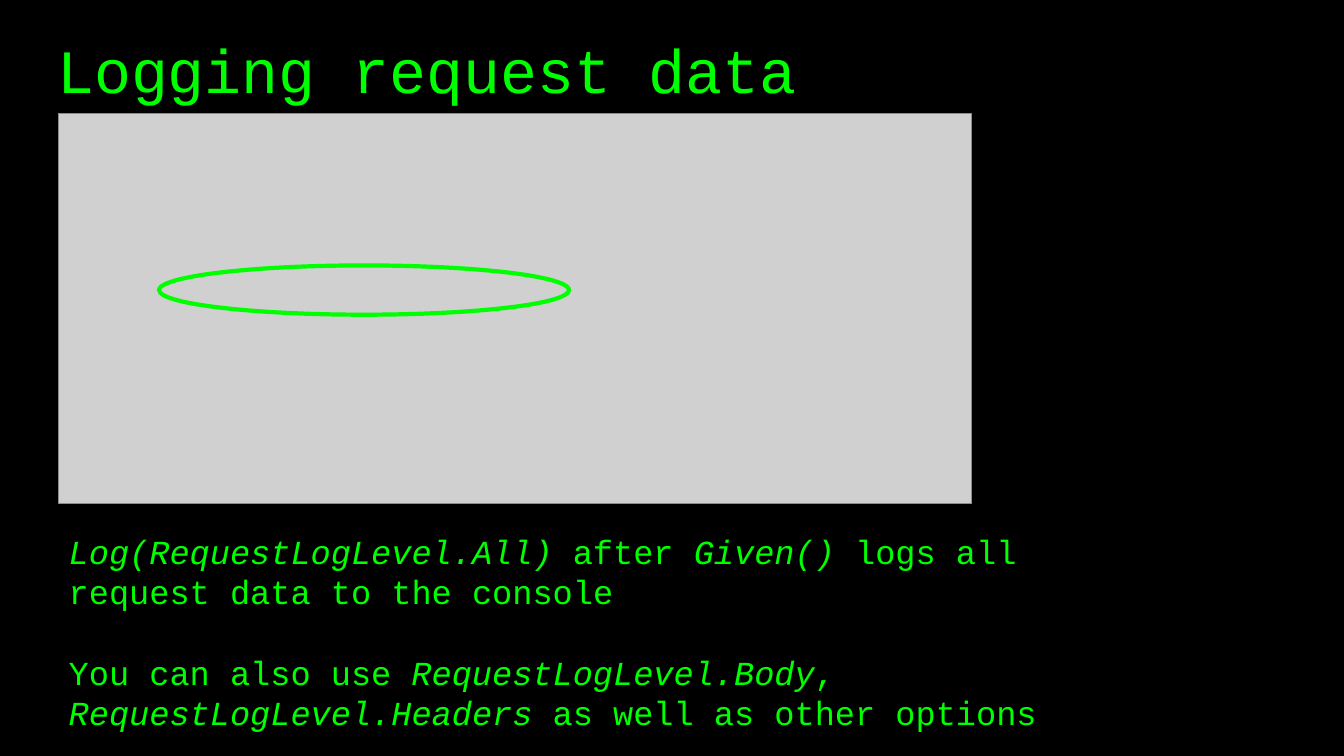
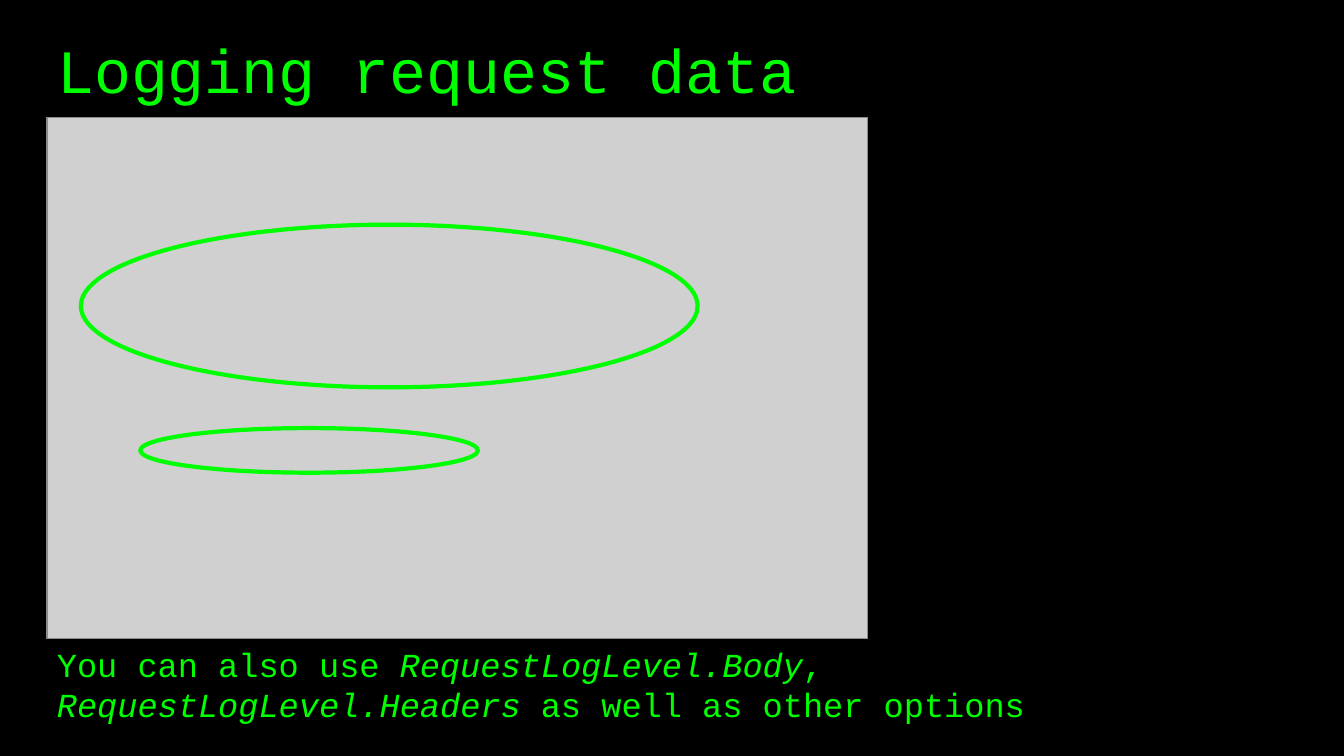
Before and after one commit to basdijkstra/rest-assured-net-workshop, a slide deck: slide 26 of RestAssuredNetWorkshop.odp (slide 31 before the commit). Drawn at 1344x756 pixels with LibreOffice and Linux fonts; fonts in the diff are those of the drawing; grey boxes stand for pictures. Boxes give left, top, right and bottom in pixels: in the first picture for what was removed or moved away, otherwise in the second. Text is boxed around its words. In the diff, an @@ line names an element or a change of style, - is before the commit and + after.

```diff
--- a/RestAssuredNetWorkshop.odp
+++ b/RestAssuredNetWorkshop.odp
@@ picture: place and size @@
-picture at [58,114,972,504]
+picture at [47,117,868,639]
@@ freeform shape: place and size @@
-freeform shape at [159,265,570,315]
+freeform shape at [81,225,698,387]
@@ freeform shape added at [140,429,478,473], outline #00FF00 3 pt @@
@@ text at [69,539,1017,611]: paragraph removed @@
-Log(RequestLogLevel.All) after Given() logs all request data to the console
@@ text "You can also use RequestLogLevel.Body, ...": place and size @@
-text "You can also use RequestLogLevel.Body, ..." at [69,539,1036,732]
+text "You can also use RequestLogLevel.Body, ..." at [57,652,1025,724]
```
Also in this commit, not shown: 17 other slides changed, 12 slides added, 6 slides removed, 2 other files.
